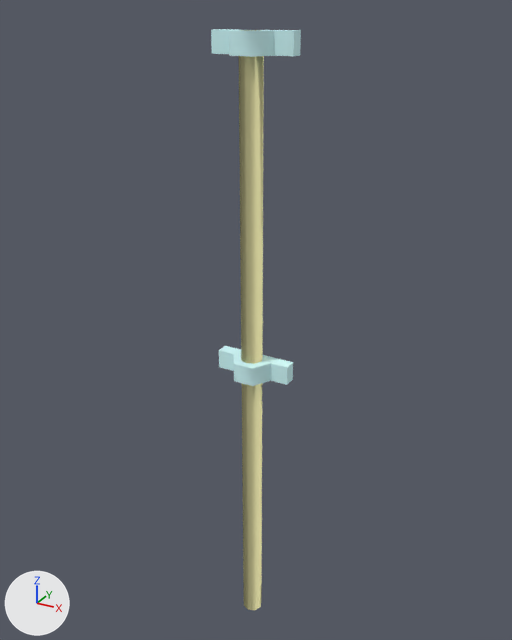
The Blender file src/props_farm/conduit_pipe01.blend as it was, and as the next commit left it.
The view is the same before and after, from a camera (50 mm lens) standing at (35.5, -63.7, 73.9) and looking at (-0.5, 1.9, 41.1). Lighting does not change. The marker at lower left points along +X, +Y and +Z.

The scene before the commit, as lines of its bpy script (objects in view):
```python
mat_conduit = diffuse_material('conduit')
mat_conduit.base_color = (0.649, 0.967, 0.98)  # cyan #d3fbfd
mat_phy = diffuse_material('  phy')
mat_phy.base_color = (0.901, 0.858, 0.453)  # beige #f4eeb3
me_conduit_pipe01 = bpy.data.meshes.new('conduit_pipe01')
me_conduit_pipe01.from_pydata(...)  # 48 vertices, 56 faces; spans x -4.5..4.5, y -2.1..1.5, z 0.0..72.0
me_conduit_pipe01.materials.append(mat_conduit)  # cyan #d3fbfd
me_conduit_pipe01_physics = bpy.data.meshes.new('conduit_pipe01_physics')
me_conduit_pipe01_physics.from_pydata(...)  # an 8-sided cylinder along z spanning x -1.3..1.3, y -1.3..1.2, z 0.0..72.0
me_conduit_pipe01_physics.materials.append(mat_phy)  # beige #f4eeb3
ob_conduit_pipe01 = bpy.data.objects.new('conduit_pipe01', me_conduit_pipe01)
ob_conduit_pipe01.location = (0.0, 0.0, 0.0)
ob_conduit_pipe01_physics = bpy.data.objects.new('conduit_pipe01_physics', me_conduit_pipe01_physics)
ob_conduit_pipe01_physics.location = (0.0, 0.0, 0.0)
```
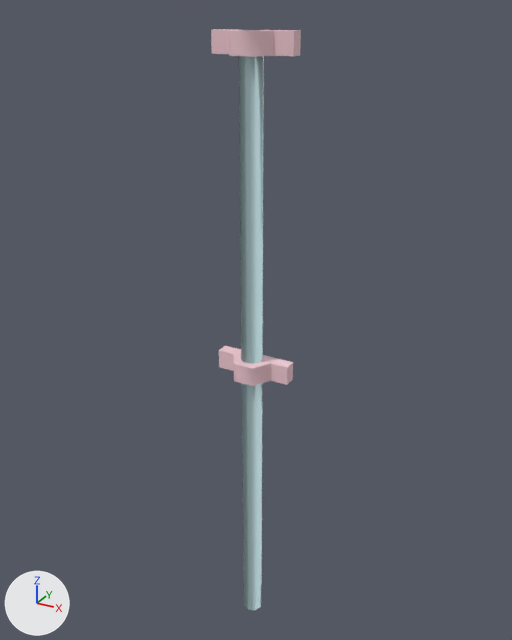
Location of each change, [x1, y1, x2, y2] in pixels of the pictures (512 x 640 px):
'conduit_pipe01_physics', recoloured (beige to white): [239, 30, 264, 610] in both
'conduit_pipe01', recoloured: [211, 29, 301, 386] in both

The change in detail:
Material 'conduit' (mat_conduit) changes colour from cyan #d3fbfd to white #efc9d2; in linear values from (0.649, 0.967, 0.98) to (0.862, 0.585, 0.645).
Material '  phy' (mat_phy) changes colour from beige #f4eeb3 to white #cceaee; in linear values from (0.901, 0.858, 0.453) to (0.603, 0.822, 0.856).
